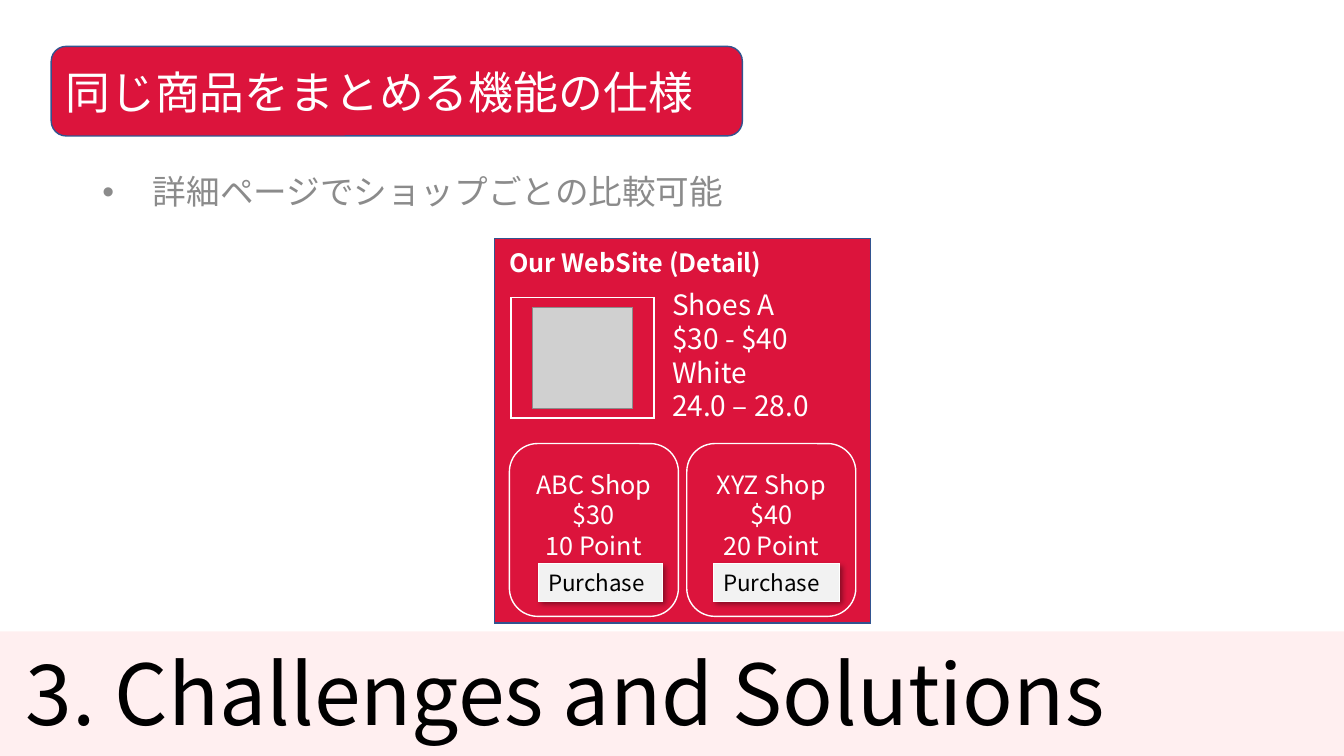
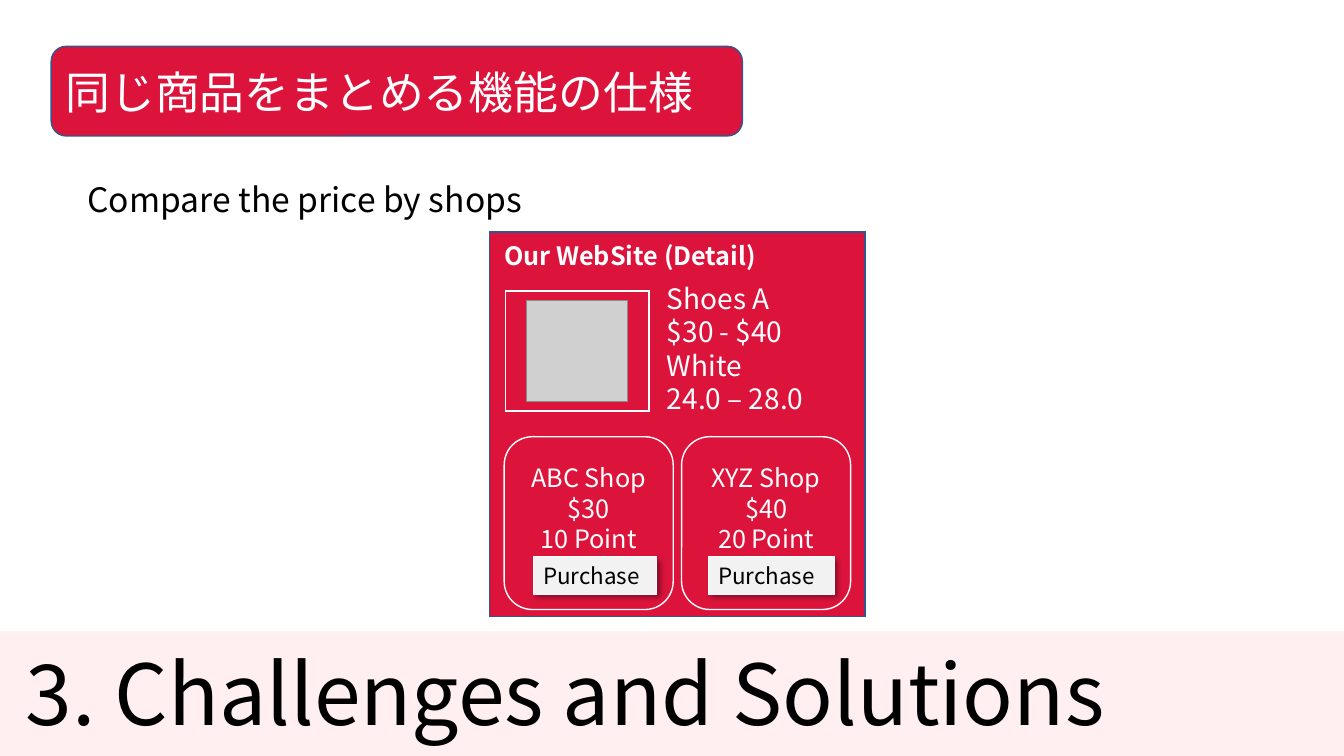
Before and after one commit to KNobuki/Rakuten_fashion, a slide deck: slide 13 of presentation/Presentation.pptx. Drawn at 1344x756 pixels with LibreOffice and Linux fonts; fonts in the diff are those of the drawing; grey boxes stand for pictures. Boxes give left, top, right and bottom in pixels: in the first picture for what was removed or moved away, otherwise in the second. Text is boxed around its words. In the diff, an @@ line names an element or a change of style, - is before the commit and + after.

Commit message:
modified slide

```diff
--- a/presentation/Presentation.pptx
+++ b/presentation/Presentation.pptx
@@ text removed at <box>153,176,723,207</box> @@
-• 詳細ページでショップごとの比較可能
@@ text added at <box>87,185,522,220</box>, 24 pt, text #000000 @@
+Compare the price by shops
@@ 4 rectangles, 2 texts, 2 rounded rectangles: place and size @@
-4 rectangles, 2 texts, 2 rounded rectangles at <box>495,239,871,623</box>
+4 rectangles, 2 texts, 2 rounded rectangles at <box>490,232,866,616</box>
@@ picture: place and size @@
-picture at <box>532,308,633,408</box>
+picture at <box>527,300,628,401</box>
```
Also in this commit, not shown: 1 other slide changed.
